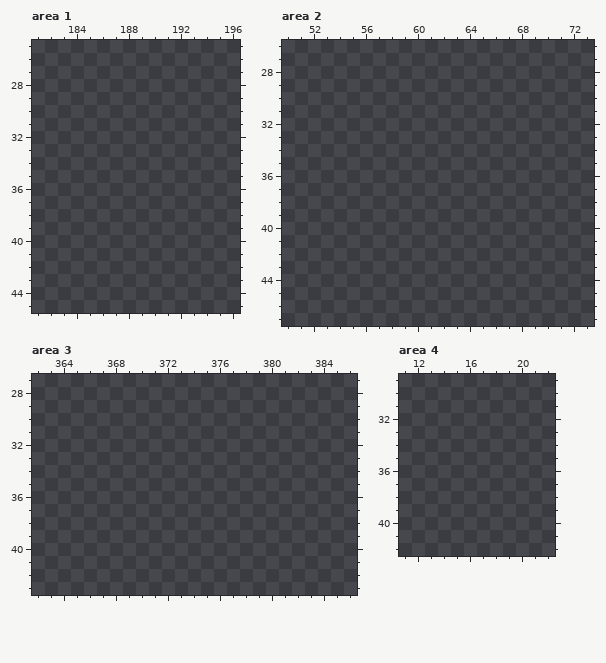
A pixel-art file gets an edit: magicWorld/Sprites/Спрайт-0001.aseprite. This is how it looked before the edit.
512x512 pixels, 1 frame. Colours within 5 levels of each other are drawn and written as one. Shown: area 1: x 181..196, y 25..45; area 2: x 50..73, y 26..47; area 3: x 362..386, y 27..43; area 4: x 11..22, y 29..42. The commit also changed other parts of the picture, which this record leaves out.
Now the later version:
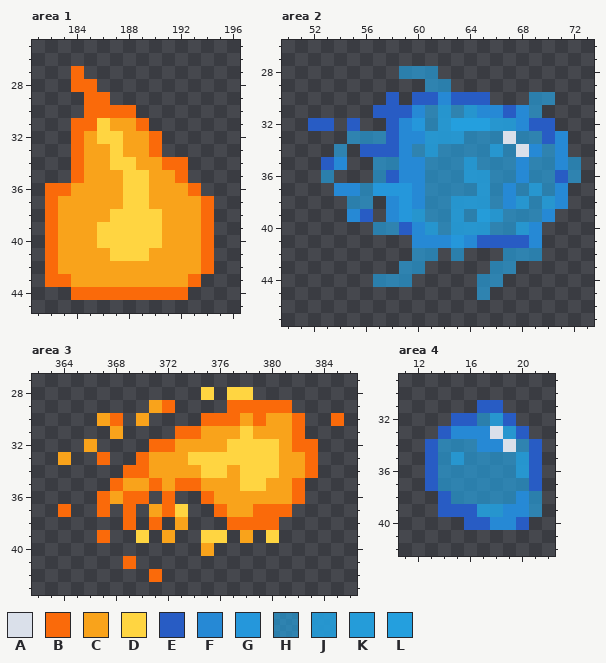
Palette (. is transparent): A #dae0ea  B #fa6a0a  C #f9a31b  D #ffd541  E #285cc4  F #2689d5  G #2597db  H #249fdead  J #249fdee5  K #249fdef7  L #249fde
Changes in this commit:
Changed rows in their new state; - is an unchanged pixel.
Area 1:
first column x 182:
27 --B----------
28 --BB---------
29 ---BB--------
30 ---BBBB------
31 --BBDCCB-----
32 --BCDDCCB----
33 --BCCDCCB----
34 --BCCDDCCBB--
35 --BCCCDDCCB--
36 BBCCCCDDCCCB-
37 BCCCCCDDCCCCB
38 BCCCCDDDDCCCB
39 BCCCDDDDDCCCB
40 BCCCDDDDDCCCB
41 BCCCCDDDCCCCB
42 BCCCCCCCCCCCB
43 BBCCCCCCCCCB-
44 --BBBBBBBBB--
Area 2:
first column x 52:
28 -------HHH-----------
29 ---------HH----------
30 ------E-EEFEEE---HH--
31 -----EEEFHJHJFFEFH---
32 EE-E--EFGHJLLLJJFEE--
33 ---HHHEFFJJJHHHAHHEF-
34 --H-EEEFHJHHHHJHAFHF-
35 -EF--HHFFHHHJHHHFHHFH
36 -H---HEFFHHHJJHHFHHEH
37 --FFHGGGFHHHHJHFHJHF-
38 ---HH-FGFHHJJJHFJHJF-
39 ---FE-FGJHHJHKJHHHF--
40 -----HHEFJHJJJHHJF---
41 --------FFFGFEEEEF---
42 --------HH-H---HHH---
43 -------HH-----HH-----
44 -----HHH-----HH------
45 -------------H-------
Area 3:
first column x 364:
28 -----------D-DD-------
29 -------CB----BBBBB----
30 ---CB-C----BBBCBCCB--B
31 ----C----BBCCCDCCCB---
32 --C----BBCCCCDDDDCBB--
33 C--B--BCCCDDDDDDDCCB--
34 -----BBCCCCDDCDDDCCB--
35 ----BCCBCBBCCCDDCCB---
36 ---BCBB-B--BCCCCCCB---
37 B--B-B-CBD--BCCBBB----
38 -----B-B-C---BBBB-----
39 ---B--D-C--DD-C-D-----
40 -----------C----------
41 -----B----------------
42 -------B--------------
Area 4:
first column x 13:
31 ----EE---
32 --EEHJE--
33 -EFFFAJE-
34 EHHHFFAHE
35 EHJHHHHJE
36 EHHHHHHJE
37 EHHHHHHHE
38 -EHHHHHFH
39 -EEEJJFFH
40 ---EEFFE-
Changed places in both pictures, as pixel boxes (x1, y1, x2, y2):
added: (45, 66, 214, 300)
added: (308, 66, 581, 300)
added: (58, 387, 344, 582)
added: (425, 400, 542, 530)
